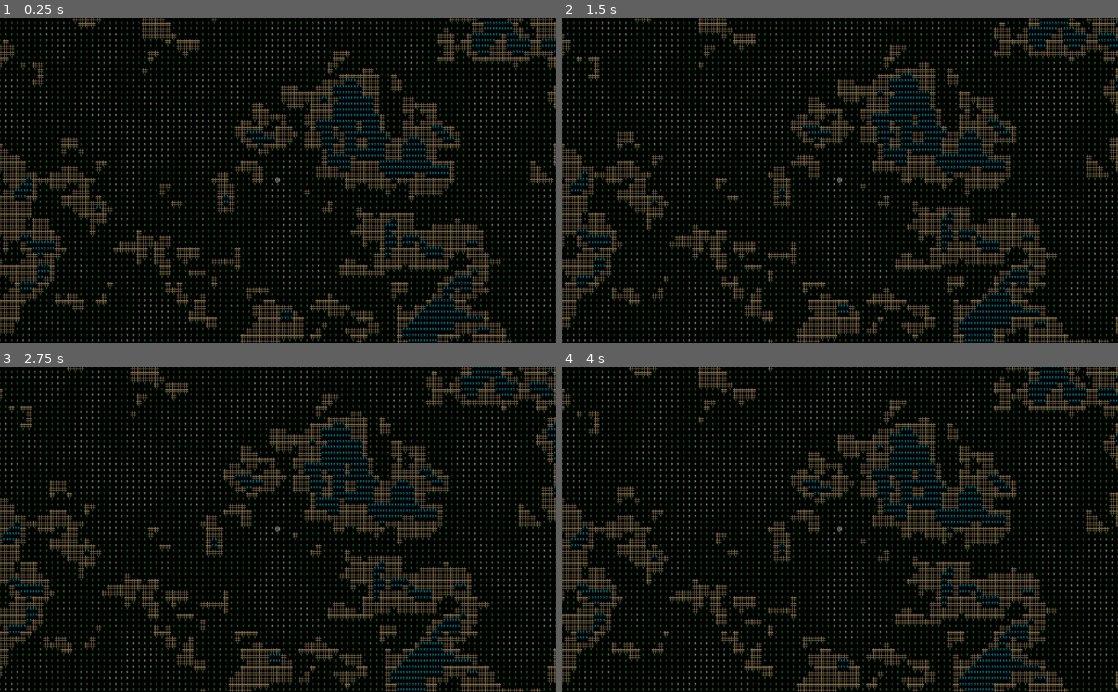
Above: before the commit, frames 1-4 (two rows, left to right).
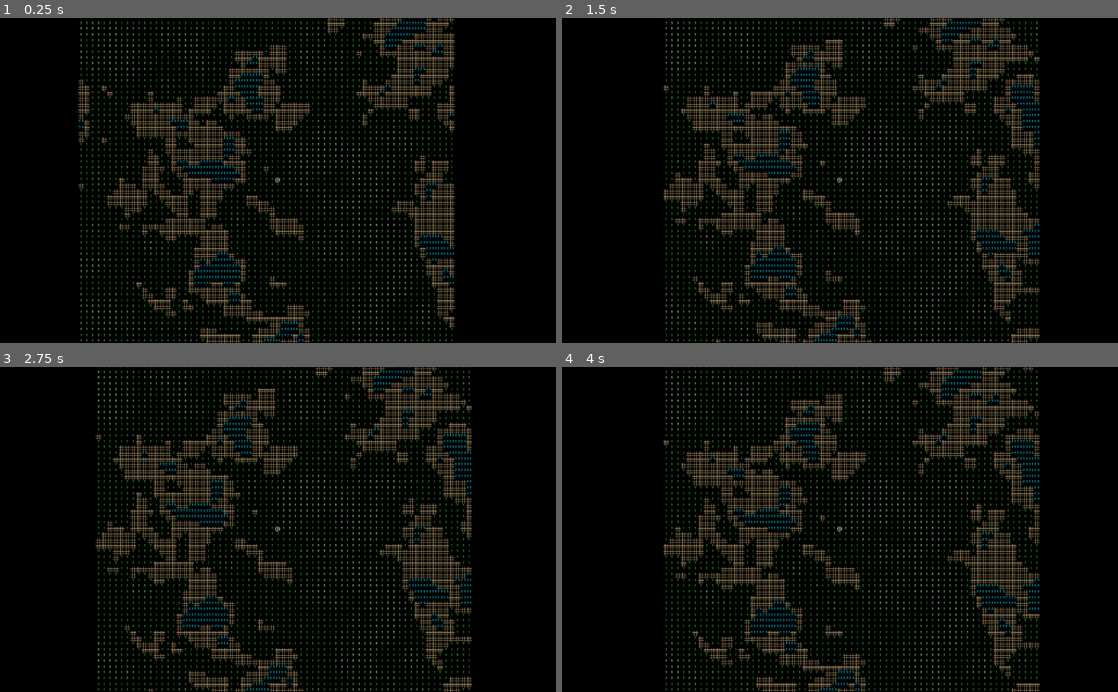
Above: after the commit, the same moments.

Repository: MikkoK189/roguelike
Game: Godot game, scene res://World.tscn
Two runs of this game, one before a commit and one after it. Both use one fixed random seed, a clock stepped at 60 frames per second and the inputs below.
Inputs:
- Up to frame 1 (0.25 s): no input
- Up to frame 2 (1.5 s): tap Enter at 0.5 s; hold Right (right) 0.53-1.28 s; tap Space at 1.25 s; hold Down (down) from 1.28 s (still down)
- Up to frame 3 (2.75 s): tap Enter at 2 s; release Down (down) at 2.03 s; hold Right (right) from 2.03 s (still down)
- Up to frame 4 (4 s): tap Space at 2.75 s; release Right (right) at 2.78 s; hold Up (ui_up) 2.78-3.53 s; tap Enter at 3.5 s; hold Left (left) from 3.53 s (still down)

The runs differ from the first frame. In frame 1, 26% of the frame differs, in the area x 0-100%, y 0-100%; in frame 2, 26%; in frame 3, 26%; in frame 4, 26%.

Commit message:
Chunking works.

Diff:
--- /dev/null
+++ b/Chunk.tscn
@@ -0,0 +1,10 @@
+[gd_scene load_steps=3 format=2]
+
+[ext_resource path="res://ChunkLoading/ChunkNode.gd" type="Script" id=1]
+[ext_resource path="res://Map.gd" type="Script" id=2]
+
+[node name="Chunk" type="Node2D"]
+script = ExtResource( 1 )
+
+[node name="Map" type="Node2D" parent="."]
+script = ExtResource( 2 )
--- a/ChunkLoading/World.gd
+++ b/ChunkLoading/ChunkManager.gd
@@ -2,18 +2,20 @@
 
 #I want each chunk to have a parent node which is going to be the chunknode.
 #It's going to be instanced in everychunk that hasn't been loaded.
-const chunknode = preload("res://ChunkLoading/ChunkNode.tscn")
+const chunknode = preload("res://Chunk.tscn")
 
 #References to the player so I can track the location.
 export (NodePath) var player_path
 var player
+export (NodePath) var world_path
+var world
 
 #The render distance in the max length and bredth of chunks that can be loaded.
 #the chunk size is the size of the chunk obviously.
 #current chunk stores the current chunk the player is in.
 export (int) var render_distance = 3
-export (float) var chunk_size = 80
-var current_chunk = Vector2()
+var chunk_size
+var current_chunk = Vector2(0, 0)
 var previous_chunk = Vector2()
 var chunk_loaded = false
 
@@ -28,7 +30,10 @@
 #In the ready func the world script checks if the chunks within the render distance have been loaded
 #and if not then they are loaded
 func _ready():
+	yield(get_tree(), "idle_frame")
 	player = get_node(player_path)
+	world = get_node(world_path)
+	chunk_size = world.size * 8
 	current_chunk = _get_player_chunk(player.global_position)
 	load_chunk()
 
@@ -41,6 +46,11 @@
 	else:
 		chunk_loaded = false
 	previous_chunk = current_chunk
+
+func get_current_chunk(pos):
+	for chunk in active_chunks:
+		if (chunk.chunk_coords == _get_player_chunk(pos)):
+			return chunk
 
 #This converts the players position to it's chunk coordinates
 #subtracting one from the range lerp just makes sure that the chunk is actually changed when it's on
@@ -82,8 +92,10 @@
 				chunk.position = chunk_coords * chunk_size
 				active_chunks.append(chunk)
 				active_coord.append(chunk_coords)
+				chunk.world = world
 				chunk.start(chunk_key)
 				add_child(chunk)
+
 	#deleting the chunks just makes an array of chunks that are in active chunks and not in the
 	#chunks that are being loaded (loading coords), deleting chunks then deletes them from
 	#both the active chunk and coords array
--- a/ChunkLoading/World.tscn
+++ b/ChunkLoading/ChunkManager.tscn
@@ -1,20 +1,21 @@
 [gd_scene load_steps=4 format=2]
 
-[ext_resource path="res://ChunkLoading/World.gd" type="Script" id=1]
-[ext_resource path="res://ChunkLoading/DemoPlayer.gd" type="Script" id=2]
+[ext_resource path="res://ChunkLoading/DemoPlayer.gd" type="Script" id=1]
+[ext_resource path="res://ChunkLoading/ChunkManager.gd" type="Script" id=2]
 
 [sub_resource type="RectangleShape2D" id=1]
 extents = Vector2( 20.9767, 19.8685 )
 
 [node name="World" type="Node2D"]
-script = ExtResource( 1 )
+script = ExtResource( 2 )
 player_path = NodePath("Player")
 render_distance = 1
+chunk_size = 400.0
 
 [node name="Player" type="KinematicBody2D" parent="."]
 position = Vector2( 440.023, 247.69 )
 z_index = 1
-script = ExtResource( 2 )
+script = ExtResource( 1 )
 
 [node name="Box" type="CollisionShape2D" parent="Player"]
 shape = SubResource( 1 )
--- a/ChunkLoading/ChunkNode.gd
+++ b/ChunkLoading/ChunkNode.gd
@@ -1,23 +1,23 @@
 extends Node2D
+
+export(NodePath) var world_path
+var world
 
 var chunk_coords = Vector2()
 var chunk_data = []
 var colors #0
 
+
 func start(_chunk_coords):
 	chunk_coords = _chunk_coords
-	$Coords.text = str(chunk_coords)
+#	$Coords.text = str(chunk_coords)
 	if WorldSave.loaded_coords.find(_chunk_coords) == -1:
-		color()
+		world.generate_world(world.size, $Map, chunk_coords)
 		WorldSave.add_chunk(chunk_coords)
 	else:
 		chunk_data = WorldSave.retrive_data(chunk_coords)
-		modulate = chunk_data[0]
+		world.generate_world(world.size, $Map, chunk_coords)
 
-func color():
-	colors = Color(rand_range(0.3, 1), rand_range(0.3, 1), rand_range(0.3, 1))
-	modulate = colors
-	chunk_data.append(colors)
 
 func save():
 	WorldSave.save_chunk(chunk_coords, chunk_data)
--- /dev/null
+++ b/Globals.gd
@@ -0,0 +1,4 @@
+extends Node
+
+
+var player
--- a/Map.gd
+++ b/Map.gd
@@ -1,35 +1,25 @@
 extends Node2D
 
-export var tile_size_x = 32
-export var tile_size_y = 32
-export var tile_offset_x = 0
-export var tile_offset_y = 0
+onready var chunk = get_parent()
 
-export var paths_to_tiles = [""]
-
-onready var tileSample = preload("res://Tile.tscn")
 var tile_textures = []
 
 var tiles = {}
-
-func _ready():
-	for tile in paths_to_tiles:
-		tile_textures.append(load(tile))
 
 func set_cell(x, y, index):
 	if(index == -1):
 		if(tiles.has(Vector2(x, y))):
 			tiles[Vector2(x, y)].queue_free()
 	elif(index >= 0):
-		var sprite = tileSample.instance()
+		var sprite = preload("res://Tile.tscn").instance()
 		sprite.visible = false
 		tiles[Vector2(x, y)] = sprite
-		sprite.texture = tile_textures[index]
-		sprite.position.x = (x * tile_size_x) + tile_offset_x
-		sprite.position.y = (y * tile_size_y) + tile_offset_y
+		sprite.texture = Tiles.tile_textures[index]
+		sprite.position.x = (x * Tiles.tile_size_x) + Tiles.tile_offset_x
+		sprite.position.y = (y * Tiles.tile_size_y) + Tiles.tile_offset_y
 		sprite.visible = true
 		sprite.id = index
-		add_child(sprite)
+		call_deferred("add_child", sprite)
 	else:
 		get_tree().quit()
 
@@ -38,12 +28,12 @@
 		if(tiles.has(Vector2(x, y))):
 			tiles[Vector2(x, y)].queue_free()
 	elif(index >= 0):
-		var sprite = tileSample.instance()
+		var sprite = preload("res://Tile.tscn").instance()
 		sprite.visible = false
 		tiles[Vector2(x, y)] = sprite
-		sprite.texture = tile_textures[index]
-		sprite.position.x = (x * tile_size_x) + (tile_size_x / 2) + tile_offset_x
-		sprite.position.y = (y * tile_size_y) + (tile_size_y / 2) + tile_offset_y
+		sprite.texture = Tiles.tile_textures[index]
+		sprite.position.x = (x * Tiles.tile_size_x) + (Tiles.tile_size_x / 2) + Tiles.tile_offset_x
+		sprite.position.y = (y * Tiles.tile_size_y) + (Tiles.tile_size_y / 2) + Tiles.tile_offset_y
 		sprite.modulate = col
 		sprite.visible = true
 		sprite.id = index
@@ -55,9 +45,12 @@
 	if(tiles.has(Vector2(x, y))):
 		tiles[Vector2(x, y)].modulate = col
 
-func get_tile(x, y):
-	if(tiles.has(Vector2(x, y))):
-		return tiles[Vector2(x, y)].id
+func get_tile(pos):
+	var local = pos
+	print(local)
+	if(tiles.has(Vector2(local.x, local.y))):
+		return tiles[Vector2(local.x, local.y)].id
+	pass
 
 func get_map_position(pos : Vector2):
 	pass
--- a/Player.gd
+++ b/Player.gd
@@ -1,12 +1,14 @@
 extends Node2D
 
-onready var map = get_parent().get_node("Map")
+onready var chunkmanager = get_parent().get_node("ChunkManager")
 onready var world = get_parent()
 
 func _ready():
-	if(map.get_tile(world.size / 2, world.size / 2) != 0):
-		self.global_position = Vector2(world.size / 2 * 8, world.size / 2 * 8)
-	print(map)
+	Globals.player = self
+#	print(chunkmanager.current_chunk)
+#	if(chunkmanager.current_chunk.get_node("Map").get_tile(world.size / 2, world.size / 2) != 0):
+#		self.global_position = Vector2(world.size / 2 * 8, world.size / 2 * 8)
+#	print(chunkmanager.current_chunk.get_node("Map"))
 
 func _process(delta):
 	if Input.is_action_just_pressed("down"):
@@ -23,7 +25,18 @@
 		move(move_pos)
 
 func move(pos : Vector2):
-	if (map.get_tile((self.global_position.x / 8) + pos.x, (self.global_position.y / 8) + pos.y) != 0):
+	var map = world.chunkmanager.get_current_chunk(self.global_position).get_node("Map")
+	var x = self.global_position.x / 8 + pos.x - (chunkmanager.current_chunk.x * chunkmanager.chunk_size / 8)
+	var y = self.global_position.y / 8 + pos.y - (chunkmanager.current_chunk.y * chunkmanager.chunk_size / 8)
+	if(world.chunkmanager.current_chunk != world.chunkmanager.get_current_chunk(Vector2(self.global_position.x + (pos.x * 8), self.global_position.y + (pos.y * 8) + 1)).chunk_coords):
+		var newchunk = world.chunkmanager.get_current_chunk(Vector2(self.global_position.x + (pos.x * 8), self.global_position.y + (pos.y * 8) + 1))
+		map = newchunk.get_node("Map")
+		x = self.global_position.x / 8 + pos.x - (newchunk.chunk_coords.x * chunkmanager.chunk_size / 8)
+		y = self.global_position.y / 8 + pos.y - (newchunk.chunk_coords.y * chunkmanager.chunk_size / 8)
+		print("YEET")
+		if y >= world.size:
+			y = 0
+	if (map.get_tile(Vector2(x, y)) != 0):
 		self.global_position += pos * 8
 	else:
 		return
--- /dev/null
+++ b/Tiles.gd
@@ -0,0 +1,18 @@
+extends Node2D
+
+
+export var paths_to_tiles = [""]
+export var tile_size_x = 8
+export var tile_size_y = 8
+export var tile_offset_x = 0
+export var tile_offset_y = 0
+
+onready var tileSample = preload("res://Tile.tscn")
+onready var chunk = get_parent()
+
+var tile_textures = []
+
+
+func _ready():
+	for tile in paths_to_tiles:
+		tile_textures.append(load(tile))
--- /dev/null
+++ b/Tiles.tscn
@@ -0,0 +1,7 @@
+[gd_scene load_steps=2 format=2]
+
+[ext_resource path="res://Tiles.gd" type="Script" id=1]
+
+[node name="Tiles" type="Node2D"]
+script = ExtResource( 1 )
+paths_to_tiles = [ "res://Sprites/Tiles/tile003.png", "res://Sprites/Tiles/tile007.png", "res://Sprites/Tiles/tile002.png" ]
--- a/World.gd
+++ b/World.gd
@@ -1,37 +1,41 @@
 extends Node2D
 var noise = OpenSimplexNoise.new()
-var map_seed = "mikko"
+var map_seed
 
-const size = 256
+export var size = 5
 var world = []
-onready var map = $Map
+export (NodePath) onready var chunkmanager_path
+var chunkmanager
 
 func _ready():
+	randomize()
+	map_seed = randi()
+	chunkmanager = get_node(chunkmanager_path)
+	noise.seed = map_seed
+	print(rand_range(0, randi()))
 	noise.octaves = 4
 	noise.period = 20.0
 	noise.persistence = 0.8
-	generate_world(size)
-	print(map.get_tile(150, 150))
 	pass
 
 
-func generate_world(size):
+func generate_world(size, target, offset : Vector2):
 	for x in size:
 		for y in size:
-			var val = noise.get_noise_2d(x, y)
+			var val = noise.get_noise_2d(x + offset.x * chunkmanager.chunk_size / 8, y + offset.y * chunkmanager.chunk_size / 8)
 			if(val > -0.1):
 				#tilemap.set_cell(x, y, 1)
-				map.set_cell(x, y, 1)
-				map.set_cell_modulate(x, y, Color("#2D912C"))
+				target.set_cell(x, y, 1)
+				target.set_cell_modulate(x, y, Color("#2D912C"))
 				pass
 			elif(val < -0.1 && val > -0.3):
 				#tilemap.set_cell(x, y, 0)
-				map.set_cell(x, y, 0)
-				map.set_cell_modulate(x, y, Color("#E1C288"))
+				target.set_cell(x, y, 0)
+				target.set_cell_modulate(x, y, Color("#E1C288"))
 			elif(val < -0.3 ):
-				map.set_cell(x, y, 2)
-				map.set_cell_modulate(x, y, Color("#00AAC0"))
+				target.set_cell(x, y, 2)
+				target.set_cell_modulate(x, y, Color("#00AAC0"))
 			if (val > 0.15):
-				map.set_cell_modulate(x, y, Color("#67AF66"))
+				target.set_cell_modulate(x, y, Color("#67AF66"))
 			if (val > 0.25):
-				map.set_cell_modulate(x, y, Color("#94C793"))
+				target.set_cell_modulate(x, y, Color("#94C793"))
--- a/World.tscn
+++ b/World.tscn
@@ -1,20 +1,21 @@
 [gd_scene load_steps=4 format=2]
 
 [ext_resource path="res://World.gd" type="Script" id=1]
-[ext_resource path="res://Map.gd" type="Script" id=3]
+[ext_resource path="res://ChunkLoading/ChunkManager.gd" type="Script" id=2]
 [ext_resource path="res://Player.tscn" type="PackedScene" id=4]
 
 [node name="World" type="Node2D"]
 script = ExtResource( 1 )
-
-[node name="Map" type="Node2D" parent="."]
-script = ExtResource( 3 )
-tile_size_x = 8
-tile_size_y = 8
-paths_to_tiles = [ "res://Sprites/Tiles/tile003.png", "res://Sprites/Tiles/tile007.png", "res://Sprites/Tiles/tile002.png" ]
+chunkmanager_path = NodePath("ChunkManager")
 
 [node name="CanvasModulate" type="CanvasModulate" parent="."]
 color = Color( 0.603922, 0.603922, 0.603922, 1 )
 
+[node name="ChunkManager" type="Node2D" parent="."]
+script = ExtResource( 2 )
+player_path = NodePath("../Player")
+world_path = NodePath("..")
+render_distance = 6
+
 [node name="Player" parent="." instance=ExtResource( 4 )]
-position = Vector2( 440, 312 )
+position = Vector2( 512, 264 )
--- a/project.godot
+++ b/project.godot
@@ -17,6 +17,8 @@
 [autoload]
 
 WorldSave="*res://ChunkLoading/WorldSave.gd"
+Globals="*res://Globals.gd"
+Tiles="*res://Tiles.tscn"
 
 [importer_defaults]
 
